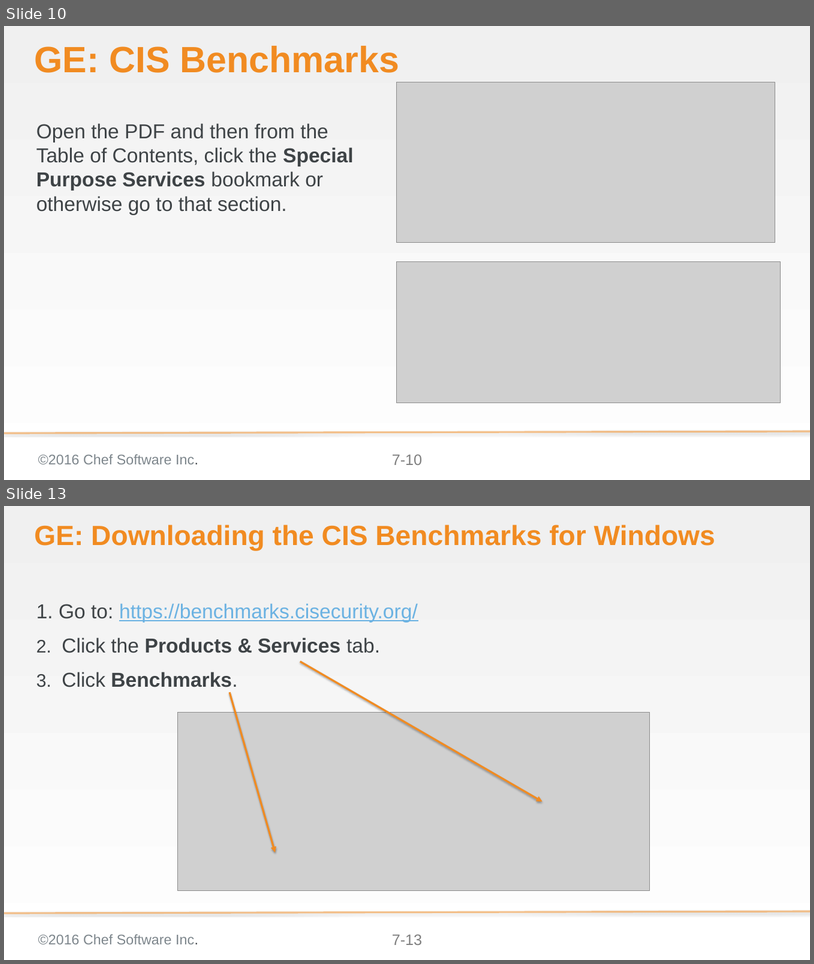
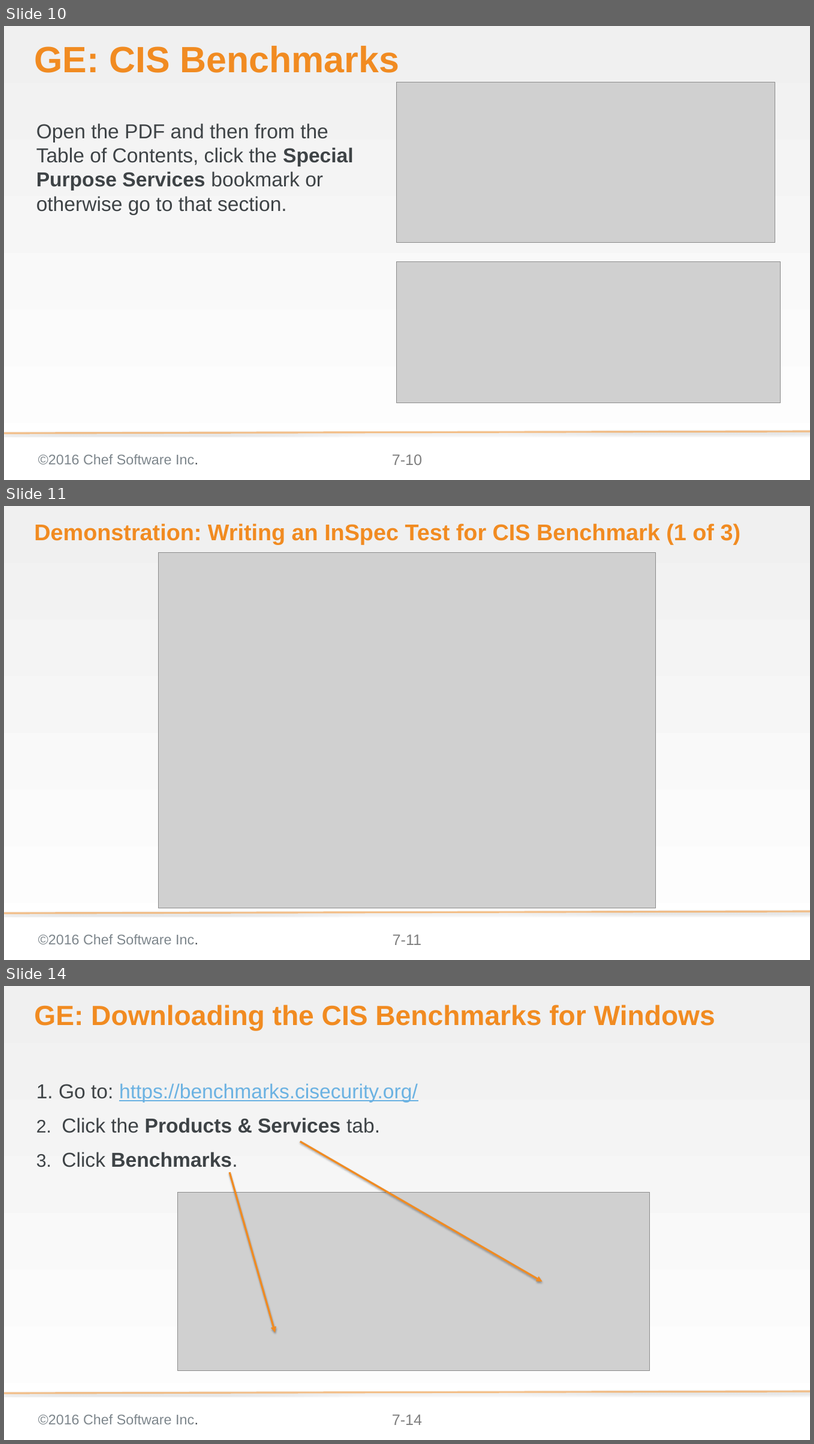
Before and after one commit to bchamby/chef-compliance-installation-configuration-operation, a slide deck: 07-compliance-frameworks-inspec.pptx. Shown one above the other, each under a label of ours: slides 10 and 13 before the commit, slides 10, 11 and 14 after it; the slides between them are not shown. The pictures are 814x964 and 814x1444 pixels, drawn with LibreOffice and Linux fonts; fonts in the diff are those of the drawing; grey boxes stand for pictures; background and template pictures are left out. Boxes give left, top, right and bottom in pixels: in the first picture for what was removed or moved away, otherwise in the second. Text is boxed around its words. In the diff, an @@ line names an element or a change of style, - is before the commit and + after.

Commit message:
added InSpec Test for a Windows CIS Benchmark slides

```diff
--- a/07-compliance-frameworks-inspec.pptx
+++ b/07-compliance-frameworks-inspec.pptx
@@ slide 11 added at (4, 506, 810, 960), background gradient #F0F0F0 to #FFFFFF; not listed: 3 template elements that a slide beside it also shows @@
@@ title added at (34, 523, 741, 545), 36 pt, text #F18B21, bold @@
+Demonstration: Writing an InSpec Test for CIS Benchmark (1 of 3)
@@ picture added at (158, 553, 656, 907) @@
@@ what was slide 13 is now slide 14 @@
@@ page number at (392, 1414, 422, 1425): text changed @@
-7-13
+7-14
```
Also in this commit, not shown: 4 slides changed, 2 other slides added.
